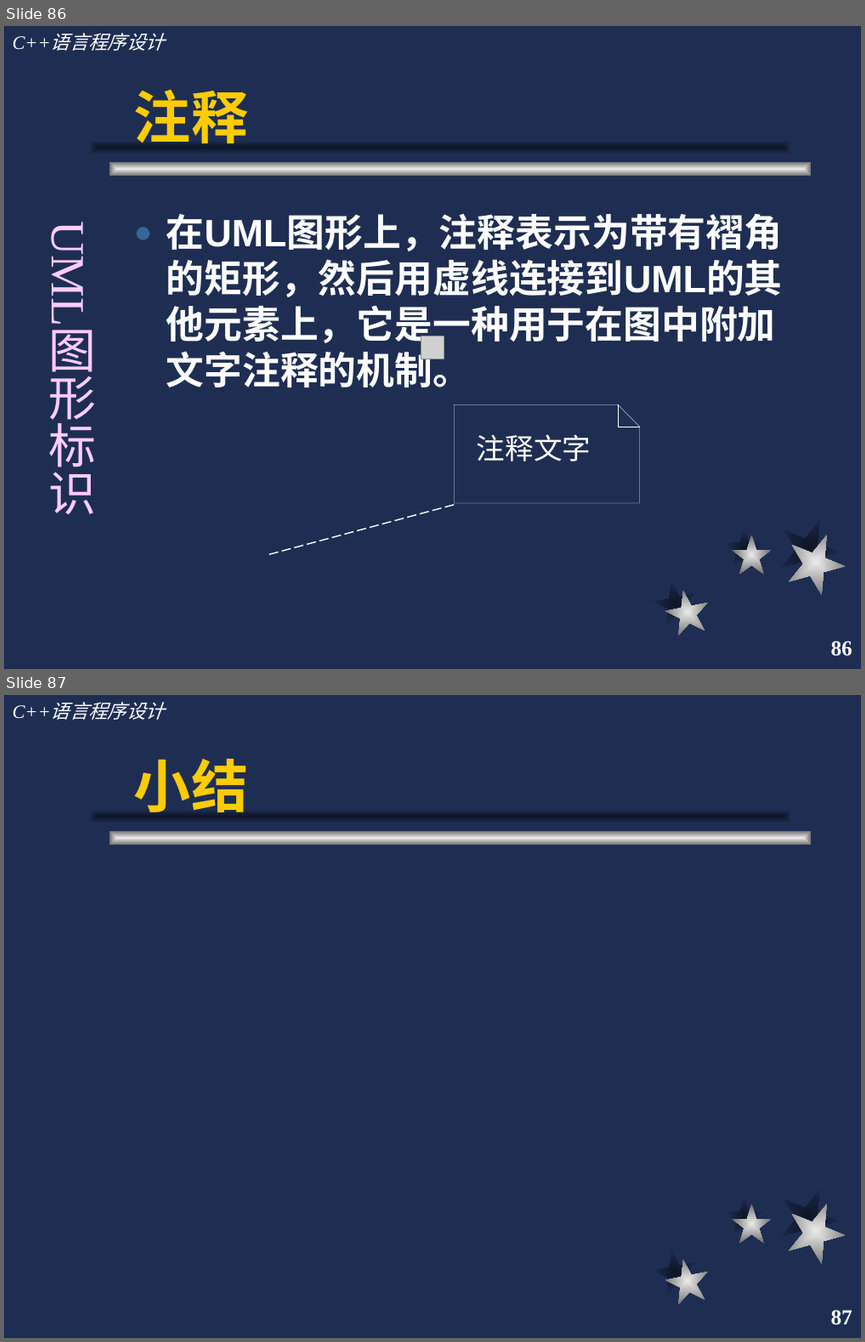
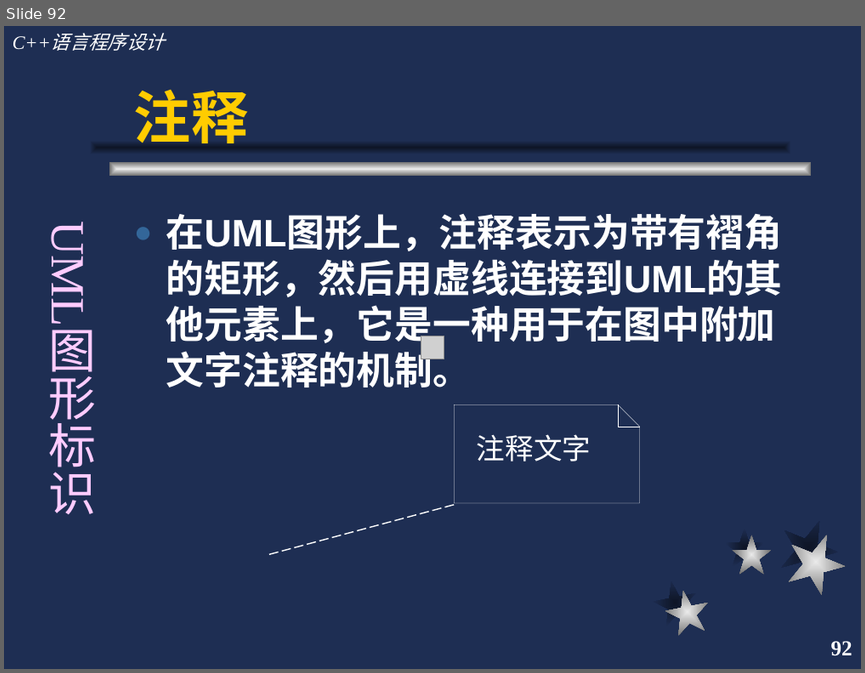
Before and after one commit to cugwhp/OOPCPP, a slide deck: 02.PPT/第4章 类与对象/c++4.ppt. Shown one above the other, each under a label of ours: slides 86 and 87 before the commit, slide 92 after it. The pictures are 865x1342 and 865x673 pixels, drawn with LibreOffice and Linux fonts; fonts in the diff are those of the drawing; grey boxes stand for pictures. Boxes give left, top, right and bottom in pixels: in the first picture for what was removed or moved away, otherwise in the second. Text is boxed around its words. In the diff, an @@ line names an element or a change of style, - is before the commit and + after.

```diff
--- a/02.PPT/第4章 类与对象/c++4.ppt
+++ b/02.PPT/第4章 类与对象/c++4.ppt
@@ slide 87 removed at [4, 695, 861, 1338], background #1E2E53; not listed: 9 template elements that a slide beside it also shows @@
@@ title removed at [134, 759, 248, 817] @@
-小结
@@ page number removed at [831, 1310, 852, 1325] @@
-87
@@ what was slide 86 is now slide 92 @@
@@ page number at [831, 641, 852, 656]: text changed @@
-86
+92
```
Also in this commit, not shown: 3 slides changed, 1 slide added, 1 other slide removed, 22 other files.
